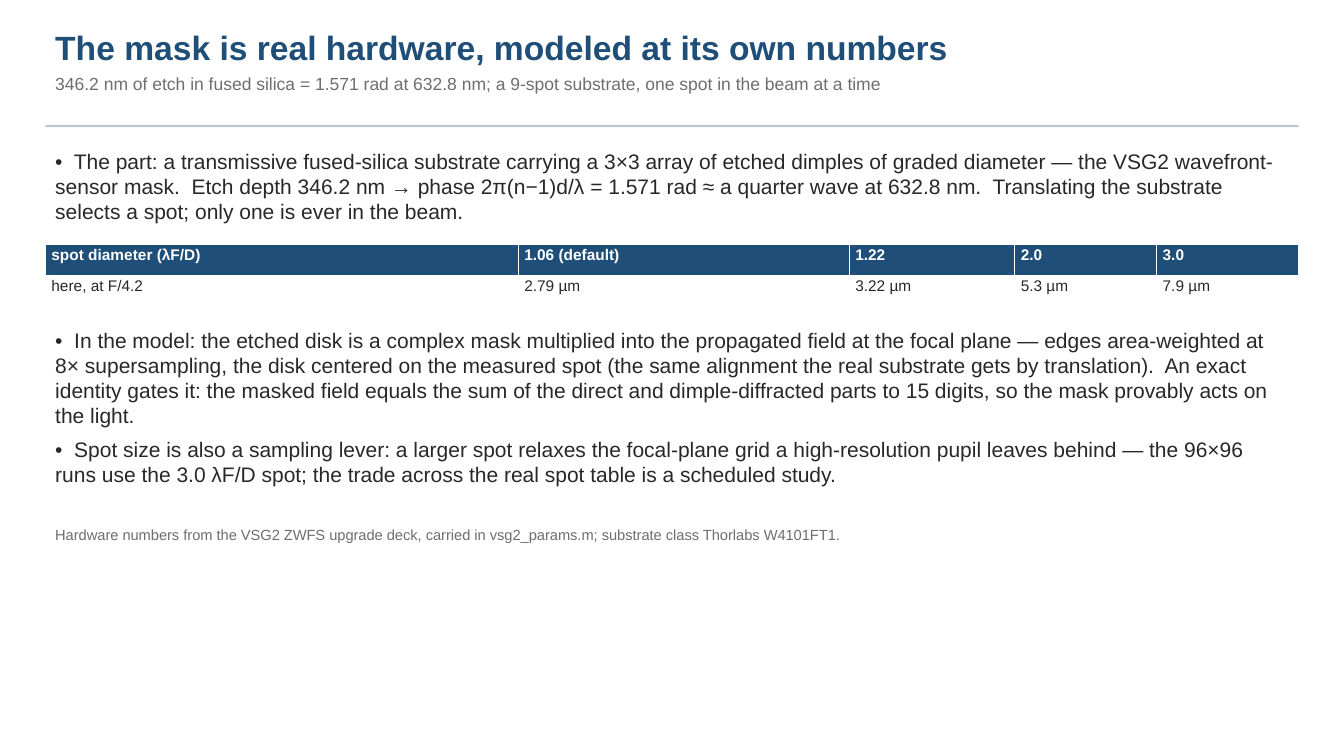
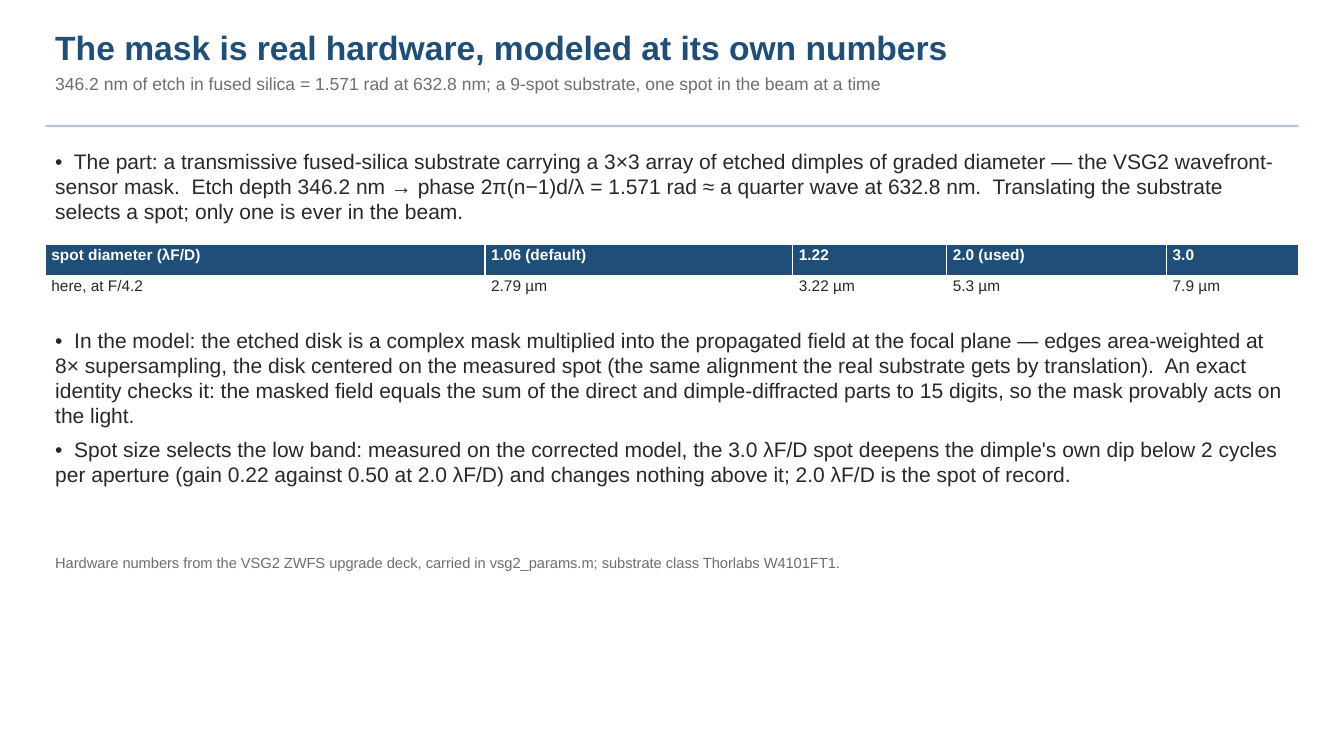
Before and after one commit to nasa-jpl/macos, a slide deck: slide 4 of demo_session/deck_zwfs.pptx. Drawn at 1344x756 pixels with LibreOffice and Linux fonts; fonts in the diff are those of the drawing. Boxes give left, top, right and bottom in pixels: in the first picture for what was removed or moved away, otherwise in the second. Text is boxed around its words. In the diff, an @@ line names an element or a change of style, - is before the commit and + after.

Commit message:
ZWFS deck fold 3 (S7 + S8) + the Fang deck's sensor rows on the corrected model (both DRAFT)
deck_zwfs (20 slides): the sensor-model correction (the S1-S6 sensor was
Fresnel-defocused by 4.9 m; symptoms and what the correction alone buys),
the five readings with the compliant head-to-head rows (I+ 0.91 / 26 pm /
SNR 355 from one frame on a 30 nm working surface), the sampling trade
closed at MODEL 2048 (hold-out gain is set by the ray count, not the
dimple's sampling), the multi-site working-surface range (I+ to 40 nm on
1 mm actuators, 50 on 2 mm), colour no longer a lever, photons 1e14 per
state, and the runner ("Run it yourself"); the legacy poke/colour slides
moved to Backup with their attribution; lit-scan conclusions updated.
deck_tg_fang (23 slides): head-to-head table, sensor-as-modeled bullets,
photon table and the colour slide re-stated on the corrected sensor
model; provenance updated.  Figures are the tools' own PNGs (zwfs_s7iter,
zwfs_run outputs), one panel autocropped.  Style gate run; no export mark.

```diff
--- a/demo_session/deck_zwfs.pptx
+++ b/demo_session/deck_zwfs.pptx
@@ table at (45, 245, 1299, 307) @@
-row 1, column 4: 2.0
+row 1, column 4: 2.0 (used)
@@ text at (55, 332, 1281, 487): text changed @@
-• In the model: the etched disk is a complex mask multiplied into the propagated field at the focal plane — edges area-weighted at 8× supersampling, the disk centered on the measured spot (the same alignment the real substrate gets by translation). An exact identity gates it: the masked field equals the sum of the direct and dimple-diffracted parts to 15 digits, so the mask provably acts on the light.
-• Spot size is also a sampling lever: a larger spot relaxes the focal-plane grid a high-resolution pupil leaves behind — the 96×96 runs use the 3.0 λF/D spot; the trade across the real spot table is a scheduled study.
+• In the model: the etched disk is a complex mask multiplied into the propagated field at the focal plane — edges area-weighted at 8× supersampling, the disk centered on the measured spot (the same alignment the real substrate gets by translation). An exact identity checks it: the masked field equals the sum of the direct and dimple-diffracted parts to 15 digits, so the mask provably acts on the light.
+• Spot size selects the low band: measured on the corrected model, the 3.0 λF/D spot deepens the dimple's own dip below 2 cycles per aperture (gain 0.22 against 0.50 at 2.0 λF/D) and changes nothing above it; 2.0 λF/D is the spot of record.
@@ text "Hardware numbers from the VSG2 ...": place and size @@
-text "Hardware numbers from the VSG2 ..." at (55, 529, 840, 543)
+text "Hardware numbers from the VSG2 ..." at (55, 557, 840, 571)
```
Also in this commit, not shown: 9 other slides changed, 8 slides added, 3 slides removed, 8 other files.
